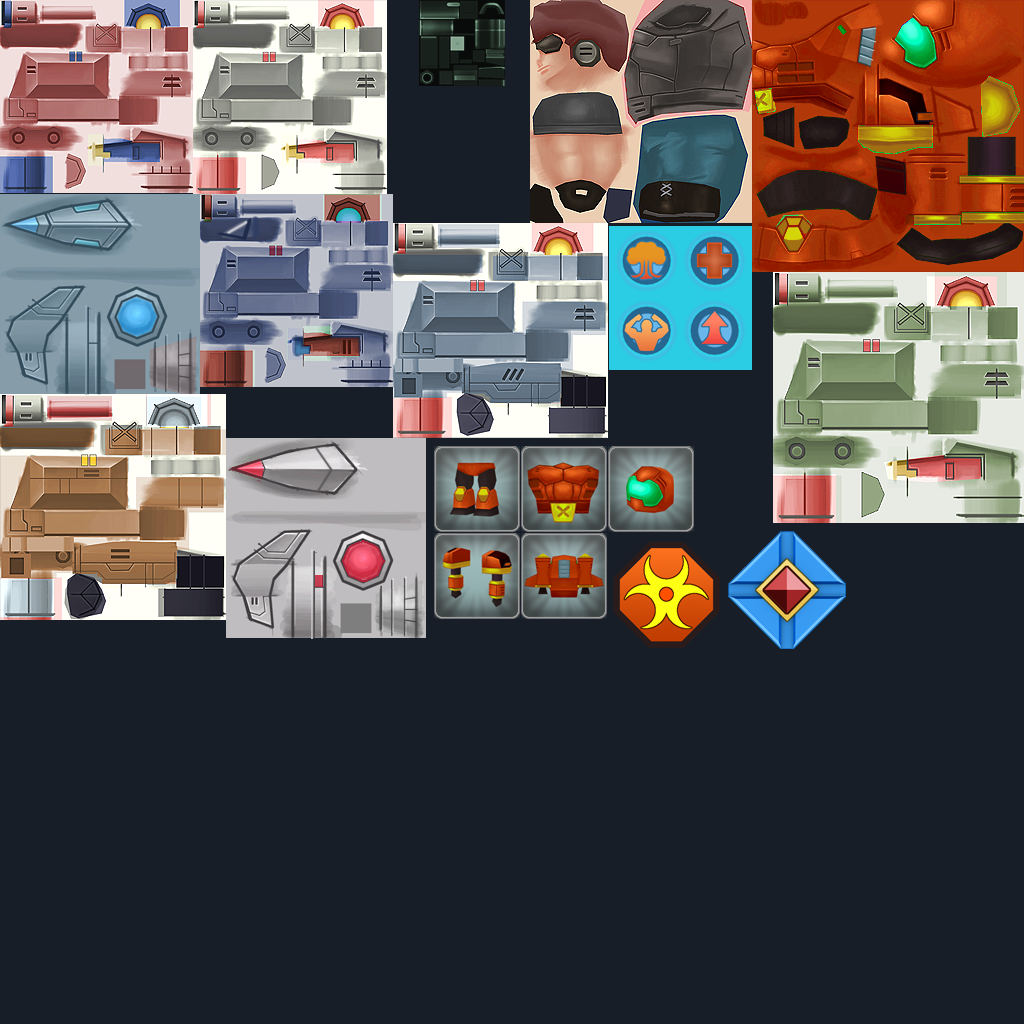
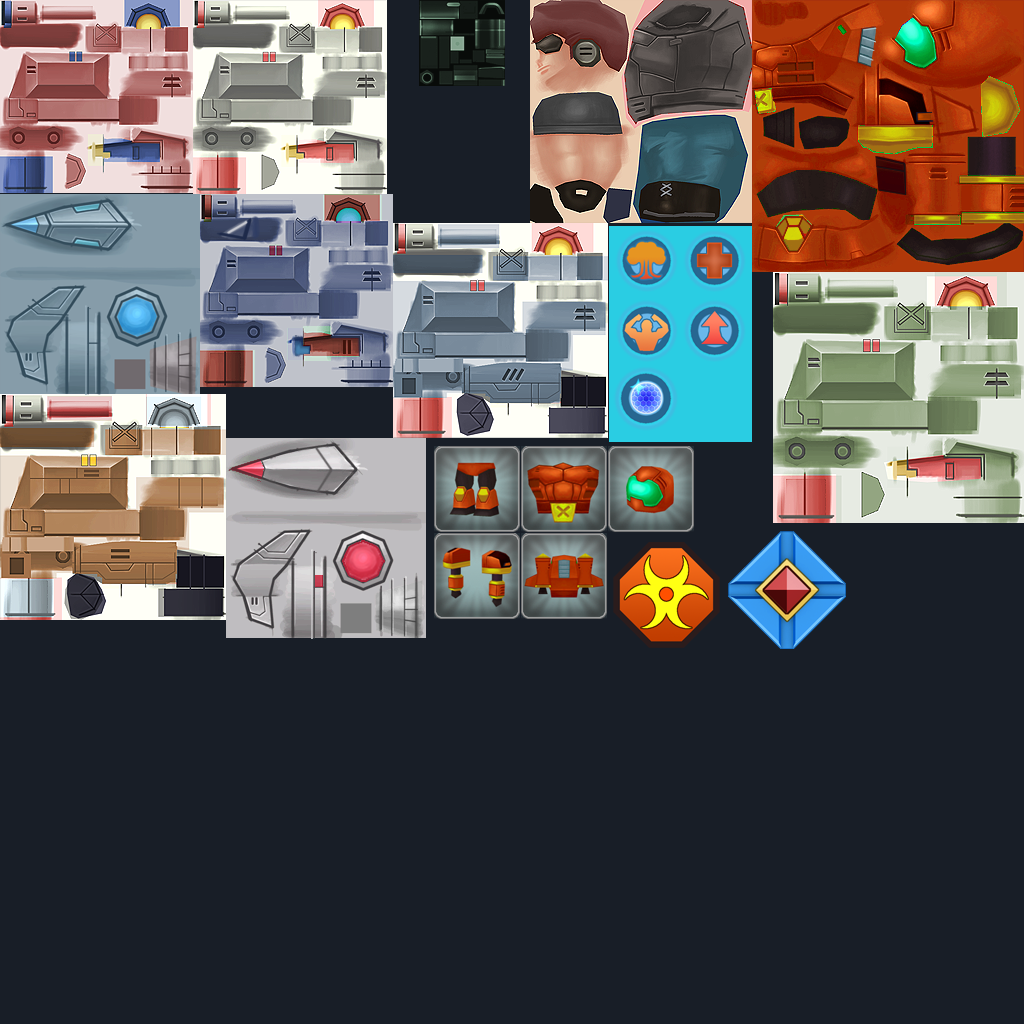
Comparing the layer stacks of the two 1024x1024 images. Changes:
added layer "Layer 18" in group "Group 1" over [613, 367, 679, 432]
painted on "Background" over [609, 370, 752, 442]
